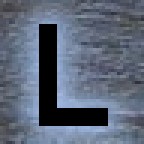
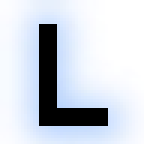
Before/after of a w=144, h=144 layered artwork. What changed in the layer stack:
renamed "Pasted Layer" to "New Layer", painted on it over [0, 0, 144, 144]
